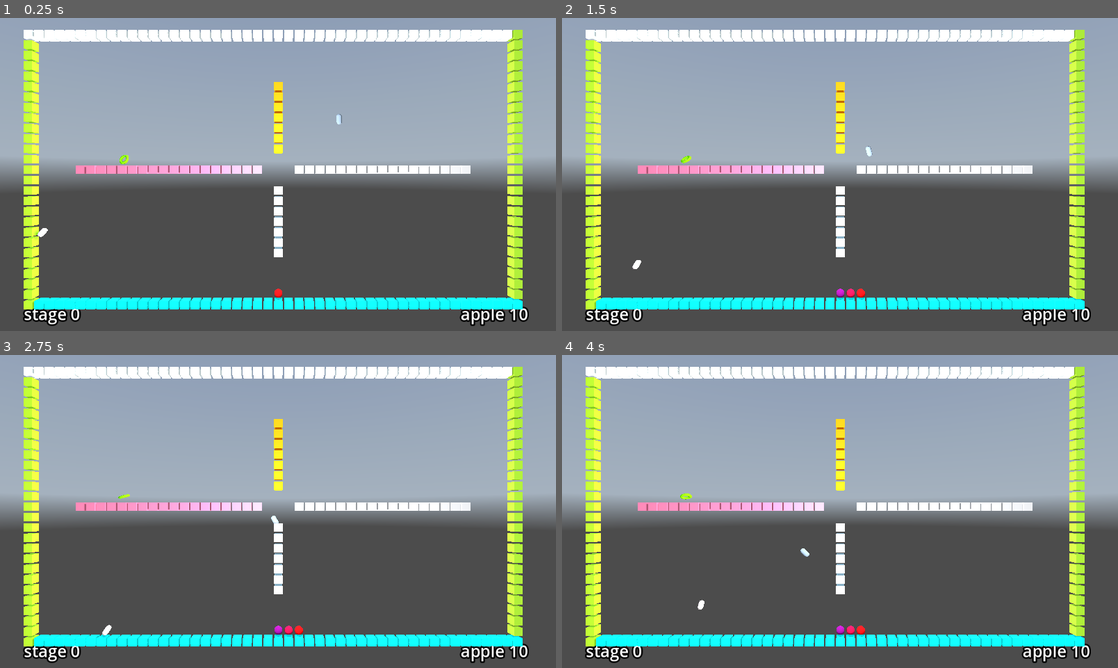
Above: before the commit, frames 1-4 (two rows, left to right).
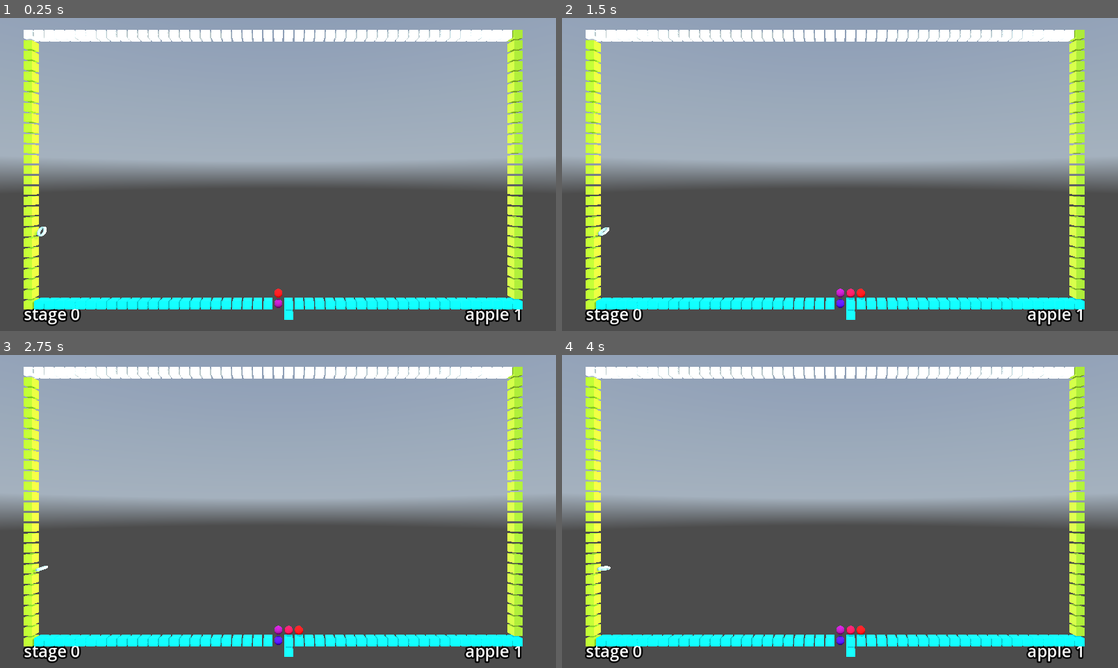
Above: after the commit, the same moments.

Repository: kasworld/gd4snakebyte3d
Game: Godot game, scene res://main.tscn
Same seed, same stepped clock (60 frames per second), same inputs: the game is played once before the commit and once after it. A sky picture missing from this copy of the repository is replaced by a grey-blue gradient.
Inputs (mouse positions are in pixels of both pictures, inside the frame that each line leads up to):
- Up to frame 1 (0.25 s): no input
- Up to frame 2 (1.5 s): tap Enter at 0.5 s; move the mouse to (962, 158) at 0.52 s; hold Right 0.53-1.28 s; click (962, 158) at 0.67 s; move the mouse to (728, 190) at 1.27 s; hold Down from 1.28 s (still down)
- Up to frame 3 (2.75 s): move the mouse to (333, 442) at 2.02 s; release Down at 2.03 s; hold Right from 2.03 s (still down)
- Up to frame 4 (4 s): move the mouse to (812, 574) at 2.77 s; release Right at 2.78 s; hold Up 2.78-3.53 s; click (812, 574) at 2.92 s; move the mouse to (1006, 558) at 3.52 s; hold Left from 3.53 s (still down)

The runs differ from the first frame. In frame 1, 3.0% of the frame differs, in the area x 6-96%, y 20-99%; in frame 2, 3.0%; in frame 3, 3.0%; in frame 4, 3.0%.

Commit message:
start goal pos animate

Diff:
--- a/global/settings.gd
+++ b/global/settings.gd
@@ -3,25 +3,24 @@
 const FieldWidth :int = 48
 const FieldHeight :int = 27
 const FieldSize := Vector2i(FieldWidth,FieldHeight)
-const StartPos := Vector2i(Settings.FieldWidth/2, Settings.FieldHeight-1)
-const GoalPos := Vector2i(Settings.FieldWidth/2, 0)
 const FrameTime := 0.4 # second
-const SnakeLenStart := 8
-const SankeLenInc := 4
-const PlumCount := 2
-const AppleCountPerStage := 10
+const SnakeLenStart := 12
+const SankeLenInc := 12
+const PlumCount := 0
+const AppleCountPerStage := 1
 const AppleIncOnTimeOut := 3
 
 func vector2i_to_vector3(from :Vector2i) -> Vector3:
 	return Vector3(from.x,Settings.FieldHeight - from.y, 0)
 
+const StartPos := Vector2i(Settings.FieldWidth/2, Settings.FieldHeight-1)
+const GoalPos := Vector2i(Settings.FieldWidth/2, 0)
 var BounderyWalls = [
 	["hline", 0, Settings.FieldWidth-2, 0],
 	["vline", Settings.FieldWidth-1, 0, Settings.FieldHeight-2],
 	["hline", 1, Settings.FieldWidth-1, Settings.FieldHeight-1],
 	["vline", 0, 1, Settings.FieldHeight-1],
 ]
-
 var Stage1Walls = [
 	["hline", 5, Settings.FieldWidth/2-2, Settings.FieldHeight/2],
 	["hline", Settings.FieldWidth/2+2, Settings.FieldWidth-1-5, Settings.FieldHeight/2],
--- a/stage.gd
+++ b/stage.gd
@@ -25,7 +25,8 @@
 	$AppleNumber.position.x = Settings.FieldWidth - 3
 	$Timer.wait_time = Settings.FrameTime
 	field = PlacedThings.new(Settings.FieldSize)
-	$Walls.init(field, Settings.Stage1Walls)
+	$Walls.init(field, [])
+	#$Walls.init(field, Settings.Stage1Walls)
 	field.set_at( Settings.StartPos, Start.new())
 	for i in Settings.PlumCount:
 		add_plum(i)
@@ -47,7 +48,7 @@
 	ap.queue_free()
 	apple_eat_count += 1
 	if apple_eat_count >= apple_end_count:
-		field.set_at( Vector2i(Settings.FieldWidth/2, 0), Goal.new())
+		$Walls.open_goalpos()
 		return
 	add_apple()
 
--- a/walls.gd
+++ b/walls.gd
@@ -3,6 +3,8 @@
 
 var field :PlacedThings
 var wall_list :Array
+var startwall_index :int
+var goalwall_index :int
 
 func init(f :PlacedThings, add_walls :Array) -> void:
 	field = f
@@ -11,7 +13,6 @@
 	$MultiMeshShape.init(mesh, Color.WHITE, Settings.FieldWidth*Settings.FieldHeight/2, Vector3.ZERO)
 	exec_script(Settings.BounderyWalls)
 	exec_script(add_walls)
-	#draw_rand_wall(10)
 	field2wall()
 
 func field2wall() -> void:
@@ -19,22 +20,64 @@
 	for l in wall_list:
 		var co = Settings.LightColorList.pick_random()[0]
 		for pos in l:
-			field.set_at(pos, self)
+			if pos == Settings.GoalPos:
+				goalwall_index = wall_count
+			if pos == Settings.StartPos:
+				startwall_index = wall_count
+				pos = pos + Dir8Lib.Dir2Vt[Dir8Lib.Dir.SouthEast]
+			else:
+				field.set_at(pos, self)
 			var pos3d = Settings.vector2i_to_vector3(pos)
 			$MultiMeshShape.set_inst_pos(wall_count, pos3d)
 			$MultiMeshShape.set_inst_color(wall_count, co)
 			wall_count += 1
 	$MultiMeshShape.set_visible_count(wall_count)
 
-func draw_rand_wall(n :int) -> void:
-	for i in n:
-		match i % 3:
-			0:
-				set_at(field.rand2dpos(2))
-			1:
-				draw_hline(field.rand_x(2),field.rand_x(2),field.rand_y(2))
-			2:
-				draw_vline(field.rand_x(2),field.rand_y(2),field.rand_y(2))
+var animate_inst := {
+	"start_time" : 0,
+	"inst_index" : 0,
+	"ani_dur_sec" : 0,
+	"pos1" :Vector3.ZERO,
+	"pos2" :Vector3.ZERO,
+}
+func close_startpos() -> void:
+	var pos = Settings.StartPos
+	var pos3d = Settings.vector2i_to_vector3(pos)
+	#$MultiMeshShape.set_inst_pos(startwall_index, pos3d)
+	field.set_at(pos, self)
+	var pos1 = Settings.vector2i_to_vector3(Settings.StartPos-Dir8Lib.Dir2Vt[Dir8Lib.Dir.SouthEast])
+	var pos2 = Settings.vector2i_to_vector3(Settings.StartPos)
+	animate_inst = {
+		"start_time" : Time.get_unix_time_from_system(),
+		"inst_index" : startwall_index,
+		"ani_dur_sec" : 1,
+		"pos1" : pos1,
+		"pos2" : pos2,
+	}
+
+func open_goalpos() -> void:
+	var pos = Settings.GoalPos
+	var pos3d = Settings.vector2i_to_vector3(pos)
+	var old = field.set_at( pos, Stage.Goal.new())
+	assert(old == self, "invalid goal pos not wall %s %s" % [pos,old])
+
+	var pos1 = Settings.vector2i_to_vector3(Settings.GoalPos)
+	var pos2 = Settings.vector2i_to_vector3(Settings.GoalPos+Dir8Lib.Dir2Vt[Dir8Lib.Dir.NorthWest])
+	animate_inst = {
+		"start_time" : Time.get_unix_time_from_system(),
+		"inst_index" : goalwall_index,
+		"ani_dur_sec" : 1,
+		"pos1" : pos1,
+		"pos2" : pos2,
+	}
+
+func _process(delta: float) -> void:
+	if animate_inst.start_time != 0:
+		var rate = (Time.get_unix_time_from_system() - animate_inst.start_time) / animate_inst.ani_dur_sec
+		var pos = lerp(animate_inst.pos1, animate_inst.pos2, rate )
+		$MultiMeshShape.set_inst_pos(animate_inst.inst_index, pos)
+		if rate >= 1 :
+			animate_inst.start_time = 0
 
 func set_at(pos :Vector2i):
 	wall_list.append([pos])
